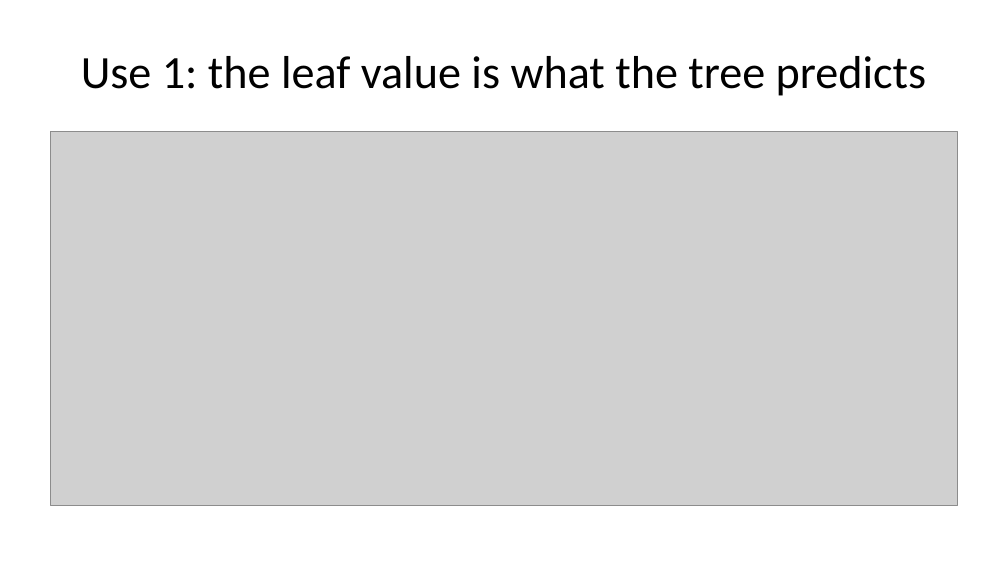
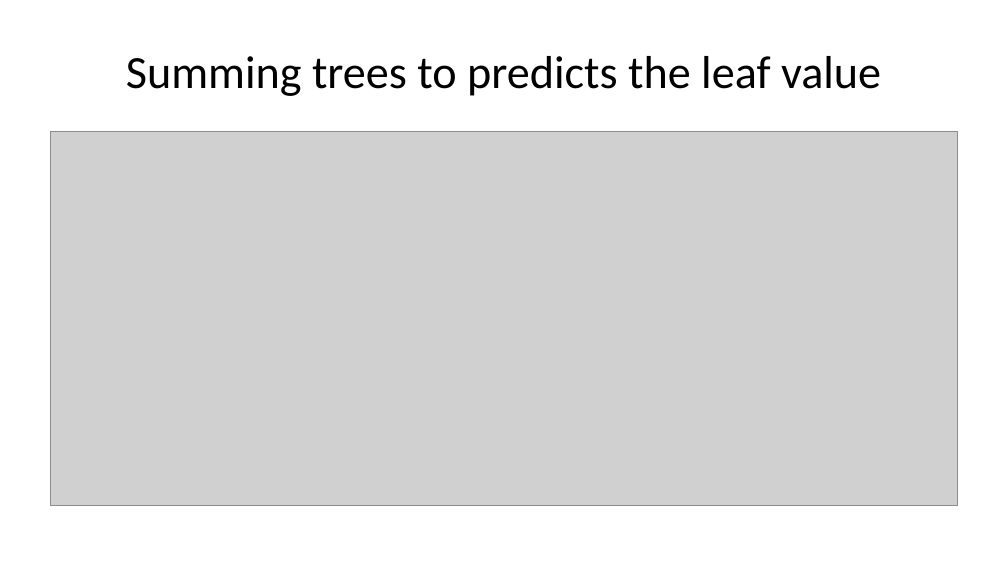
Before and after one commit to pauldubois98/AdcancedTopicsDataScience2026, a slide deck: slide 66 of Course03/slides.pptx (slide 64 before the commit). Drawn at 1008x567 pixels with LibreOffice and Linux fonts; fonts in the diff are those of the drawing; grey boxes stand for pictures. Boxes give left, top, right and bottom in pixels: in the first picture for what was removed or moved away, otherwise in the second. Text is boxed around its words. In the diff, an @@ line names an element or a change of style, - is before the commit and + after.

```diff
--- a/Course03/slides.pptx
+++ b/Course03/slides.pptx
@@ title at [126, 56, 881, 96]: text changed @@
-Use 1: the leaf value is what the tree predicts
+Summing trees to predicts the leaf value
```
Also in this commit, not shown: 26 other slides changed, 28 slides added, 15 slides removed, 1 other file.
